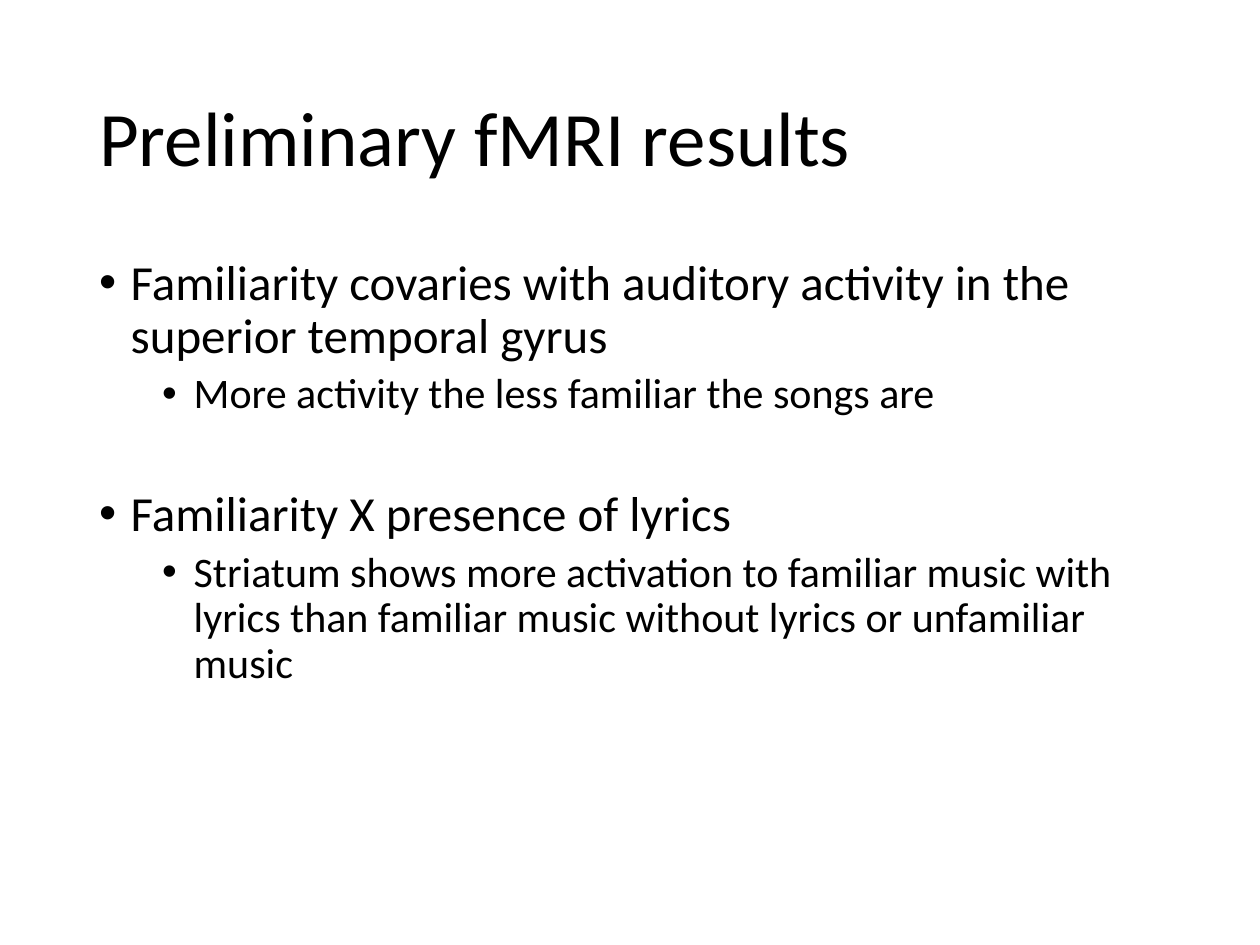
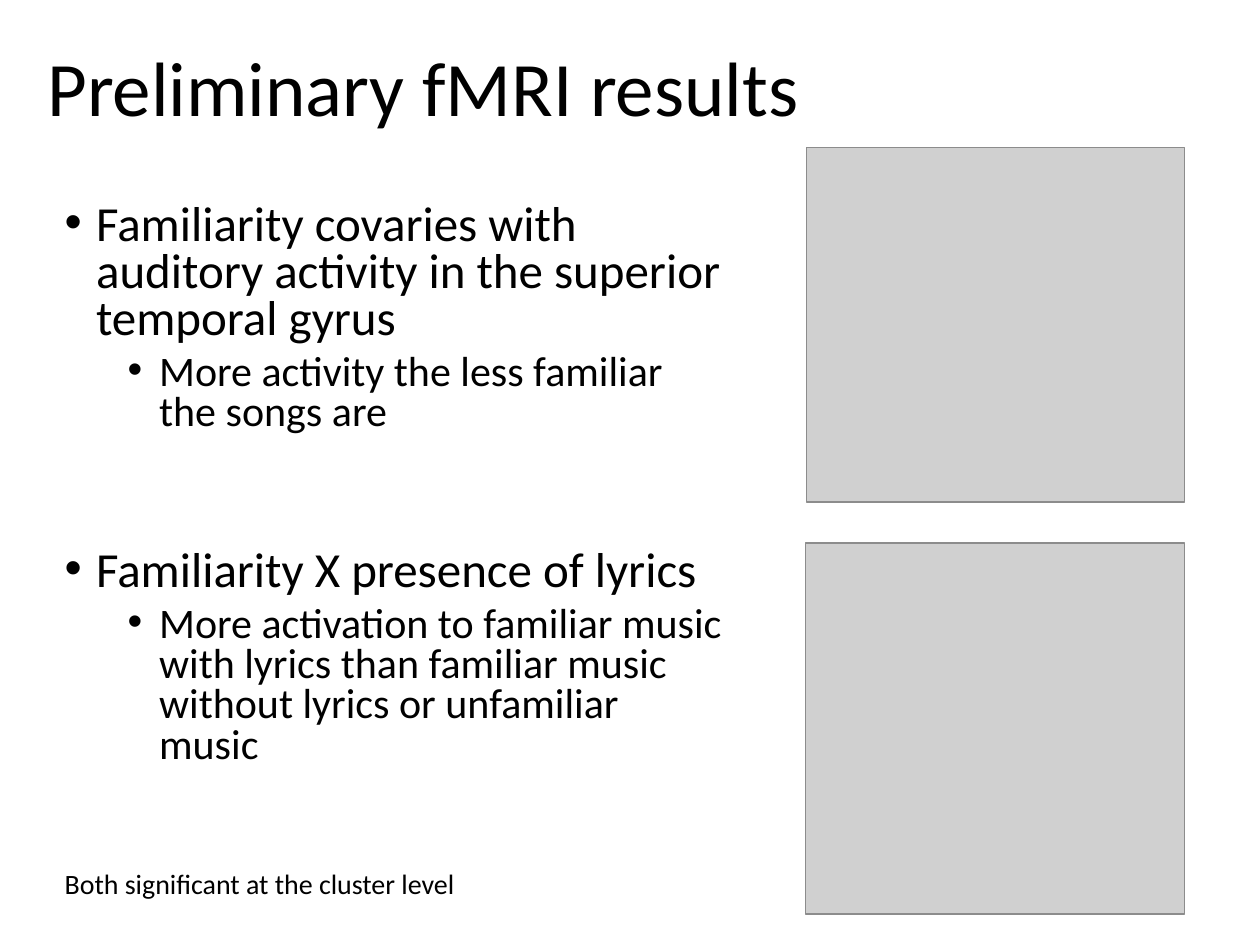
Before and after one commit to asternin/PhDProject, a slide deck: slide 11 of Meetings/2018.05.03-CommitteeMeeting.pptx. Drawn at 1260x945 pixels with LibreOffice and Linux fonts; fonts in the diff are those of the drawing; grey boxes stand for pictures. Boxes give left, top, right and bottom in pixels: in the first picture for what was removed or moved away, otherwise in the second. Text is boxed around its words. In the diff, an @@ line names an element or a change of style, - is before the commit and + after.

```diff
--- a/Meetings/2018.05.03-CommitteeMeeting.pptx
+++ b/Meetings/2018.05.03-CommitteeMeeting.pptx
@@ title "Preliminary fMRI results": place and size @@
-title "Preliminary fMRI results" at (99,112,850,179)
+title "Preliminary fMRI results" at (47,62,798,129)
@@ picture added at (806,147,1184,501) @@
@@ text "Familiarity covaries with auditory activity ...": place and size @@
-text "Familiarity covaries with auditory activity ..." at (131,266,1112,679)
+text "Familiarity covaries with auditory activity ..." at (65,207,721,899)
@@ text at (96,207,720,595): line spacing 0.9 to 0.8 @@
@@ picture added at (805,543,1184,915) @@
@@ text at (65,608,721,899): text changed @@
-  • Striatum shows more activation to familiar music with lyrics than familiar music without lyrics or unfamiliar music
+  • More activation to familiar music with lyrics than familiar music without lyrics or unfamiliar music
+Both significant at the cluster level
```
Also in this commit, not shown: 4 other slides changed, 6 other files.
